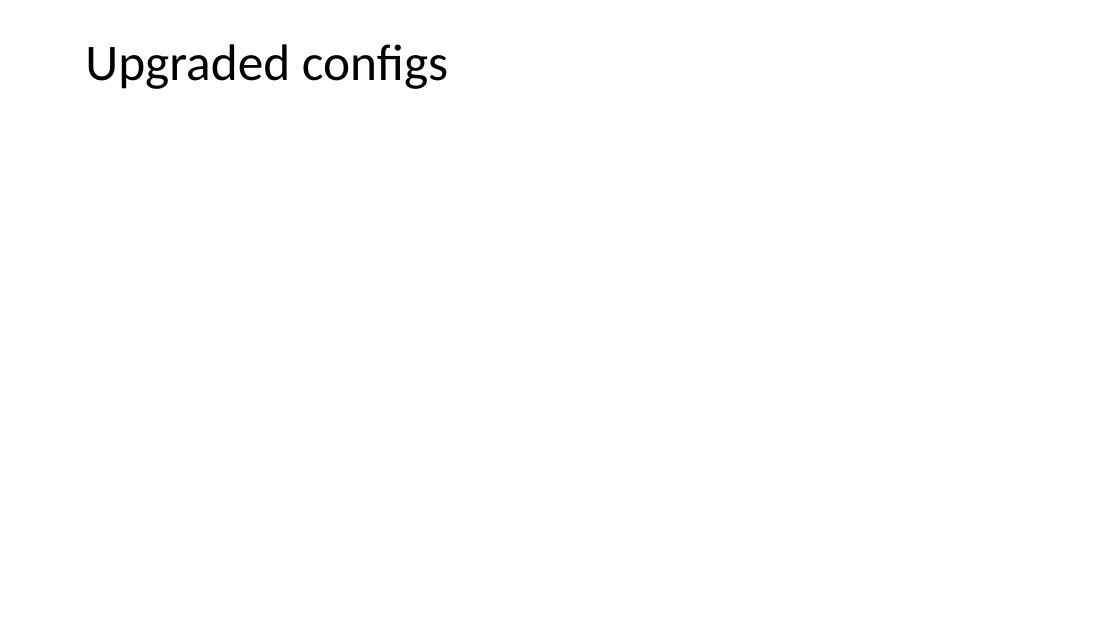
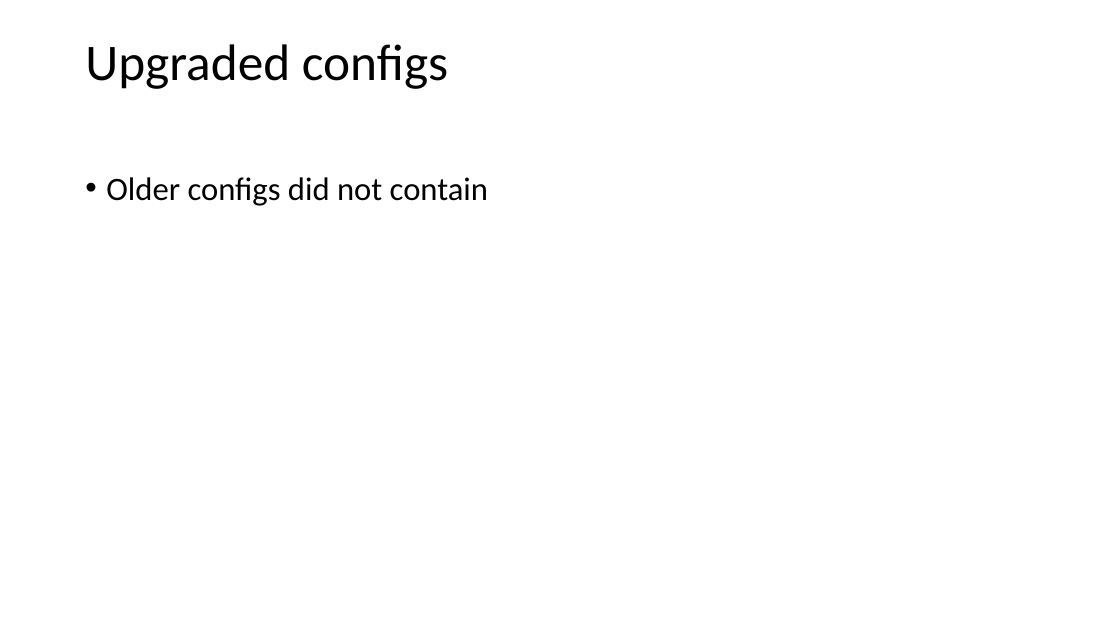
Before and after one commit to 3mma-mack/riboviz-presentation, a slide deck: slide 4 of Rundown-of-our-3-months.pptx. Drawn at 1120x630 pixels with LibreOffice and Linux fonts; fonts in the diff are those of the drawing. Boxes give left, top, right and bottom in pixels: in the first picture for what was removed or moved away, otherwise in the second. Text is boxed around its words. In the diff, an @@ line names an element or a change of style, - is before the commit and + after.

```diff
--- a/Rundown-of-our-3-months.pptx
+++ b/Rundown-of-our-3-months.pptx
@@ text added at box(106, 177, 488, 206), 28 pt, text #000000 @@
+• Older configs did not contain
```
Also in this commit, not shown: 2 other slides changed, 2 slides added.
